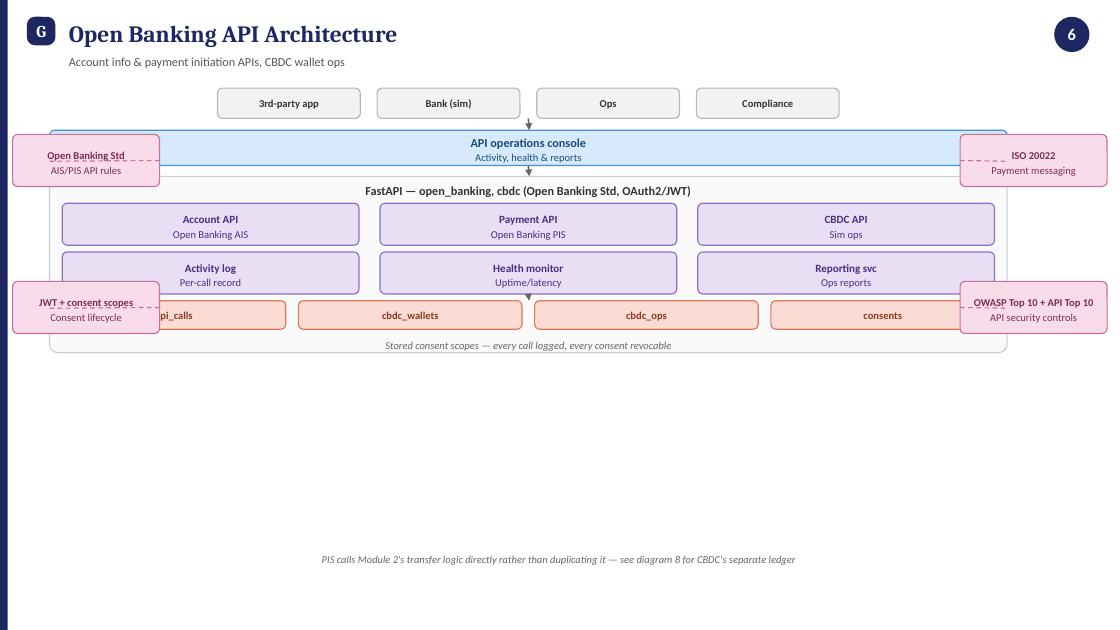
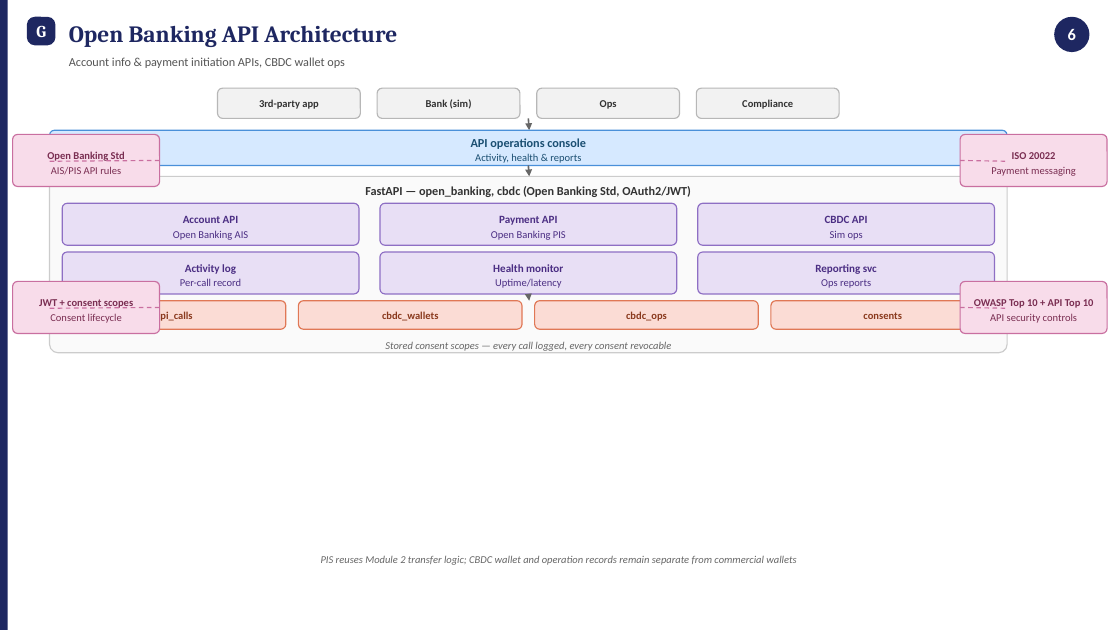
Before and after one commit to M-Abubakr04/GlobalPay_Fintech_Solution, a slide deck: slide 7 of docs/architecture/GlobalPay_Mandatory_Architecture_Deliverables.pptx. Drawn at 1120x630 pixels with LibreOffice and Linux fonts; fonts in the diff are those of the drawing. Boxes give left, top, right and bottom in pixels: in the first picture for what was removed or moved away, otherwise in the second. Text is boxed around its words. In the diff, an @@ line names an element or a change of style, - is before the commit and + after.

```diff
--- a/docs/architecture/GlobalPay_Mandatory_Architecture_Deliverables.pptx
+++ b/docs/architecture/GlobalPay_Mandatory_Architecture_Deliverables.pptx
@@ text at [321,556,796,565]: text changed @@
-PIS calls Module 2's transfer logic directly rather than duplicating it — see diagram 8 for CBDC's separate ledger
+PIS reuses Module 2 transfer logic; CBDC wallet and operation records remain separate from commercial wallets
```
Also in this commit, not shown: 6 other slides changed, 1 other file.
